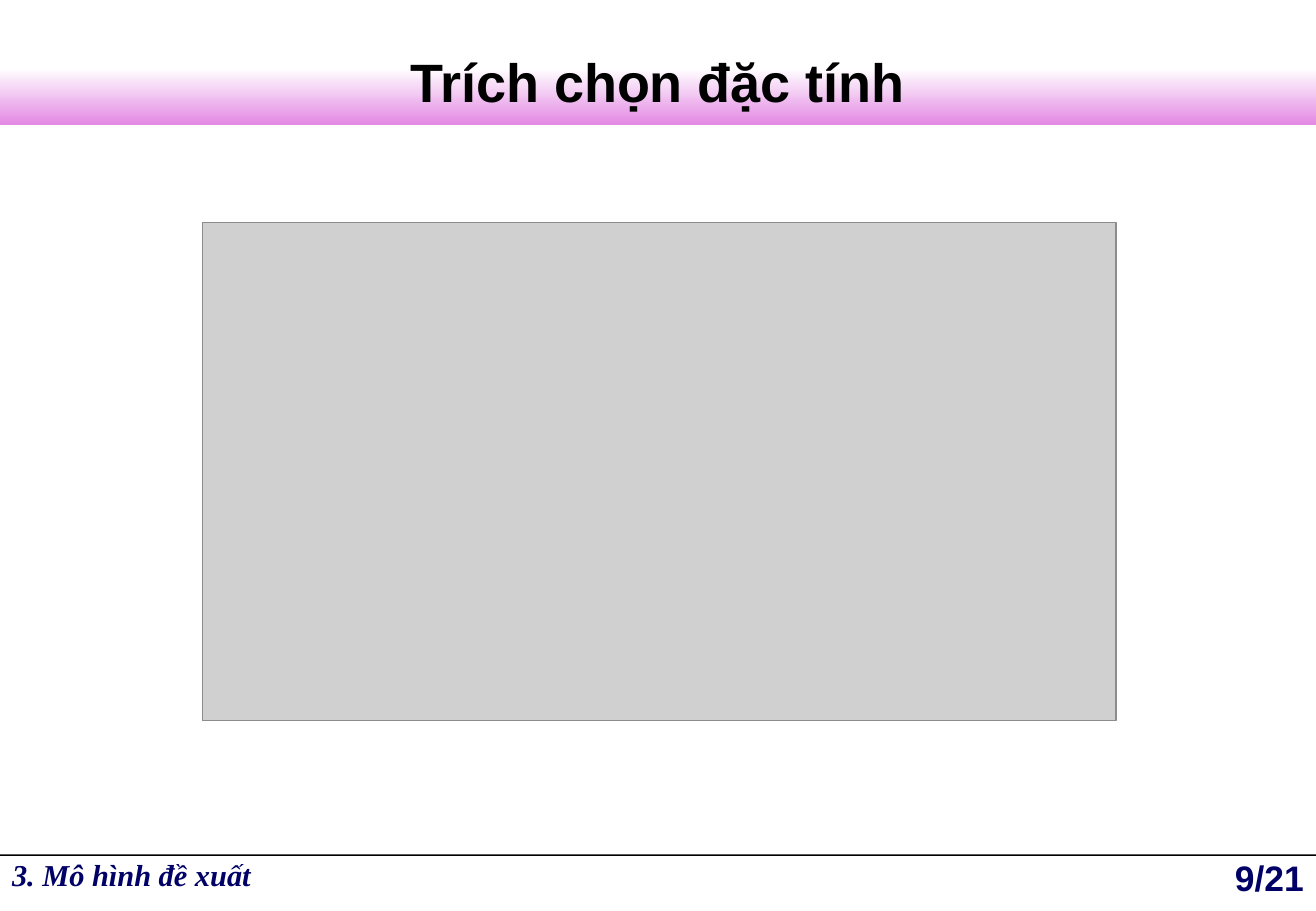
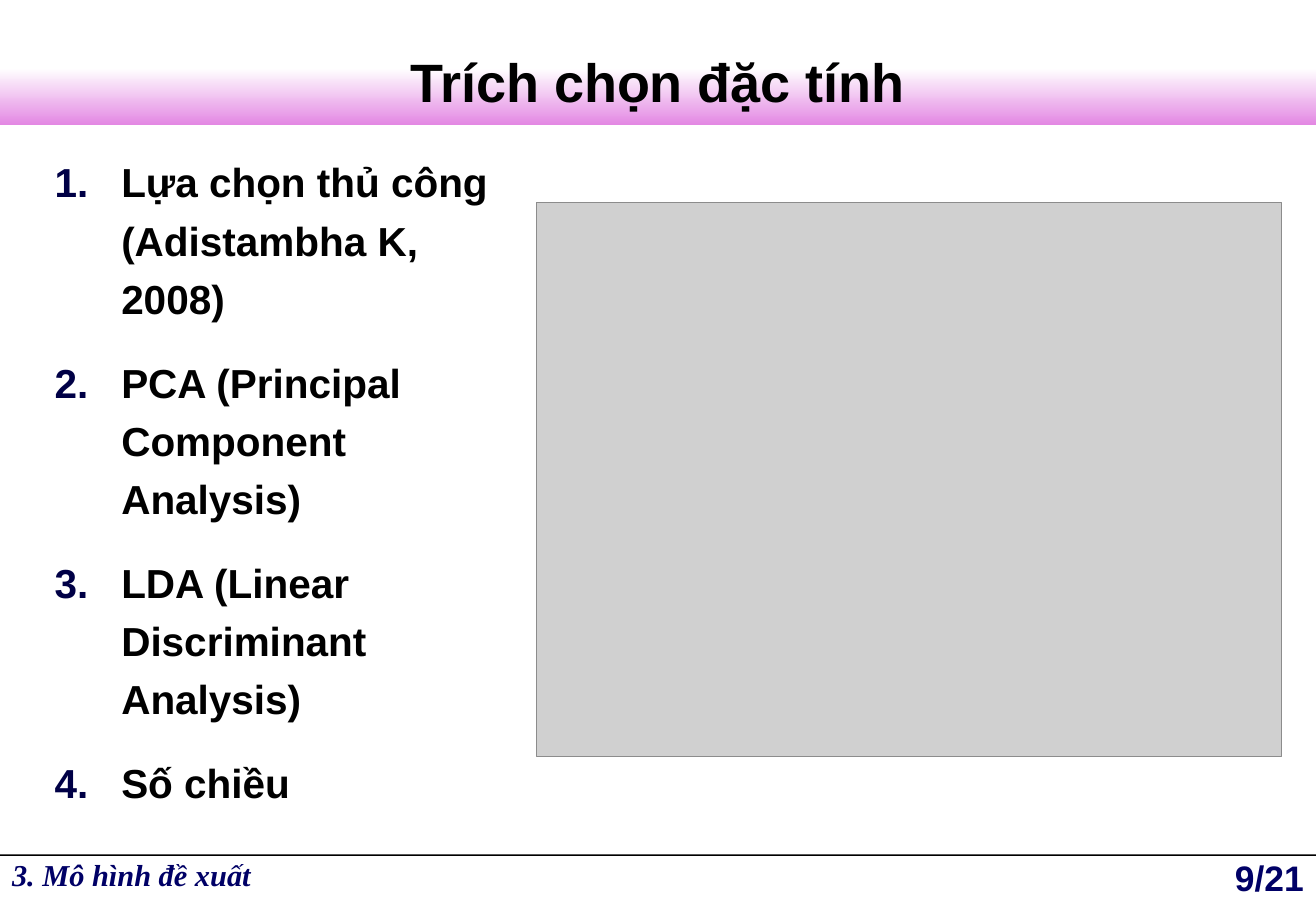
Before and after one commit to darian68/lv, a slide deck: slide 9 of Bao_Cao_Luan_Van.ppt. Drawn at 1316x911 pixels with LibreOffice and Linux fonts; fonts in the diff are those of the drawing; grey boxes stand for pictures; background and template pictures are left out. Boxes give left, top, right and bottom in pixels: in the first picture for what was removed or moved away, otherwise in the second. Text is boxed around its words. In the diff, an @@ line names an element or a change of style, - is before the commit and + after.

```diff
--- a/Bao_Cao_Luan_Van.ppt
+++ b/Bao_Cao_Luan_Van.ppt
@@ text added at (121, 166, 488, 799), 24 pt, text #000000, bold @@
+1. Lựa chọn thủ công (Adistambha K, 2008)
+2. PCA (Principal Component Analysis)
+3. LDA (Linear Discriminant Analysis)
+4. Số chiều
@@ picture: place and size @@
-picture at (203, 222, 1116, 720)
+picture at (537, 203, 1282, 756)
```
Also in this commit, not shown: 4 other slides changed.
